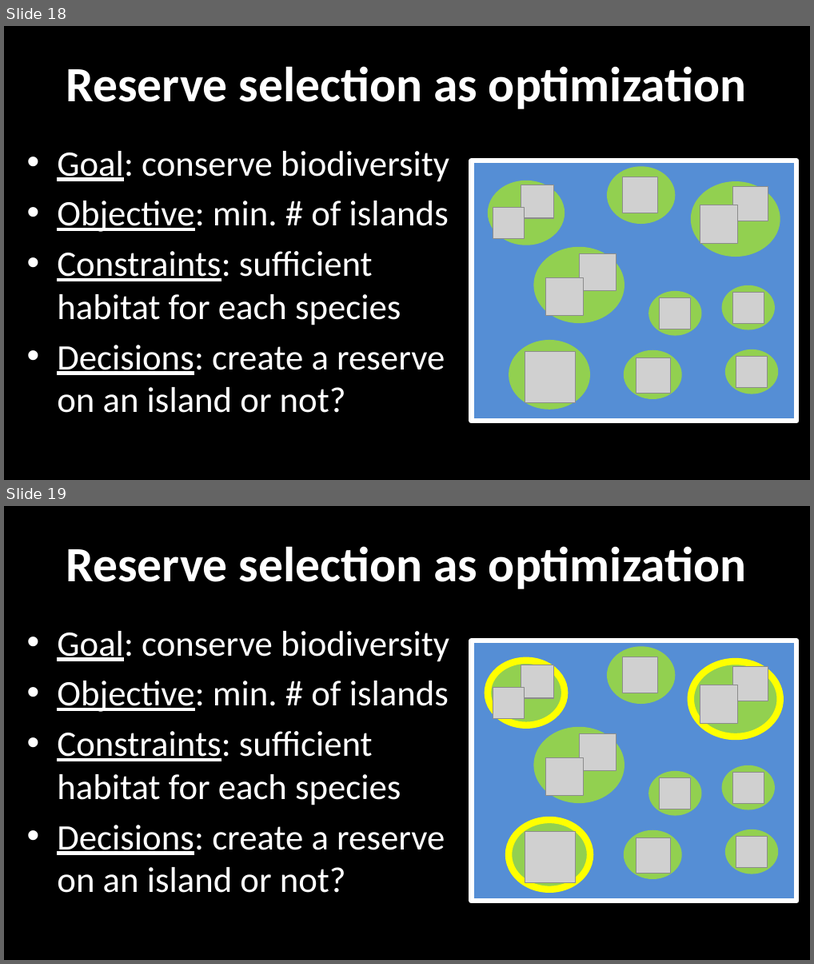
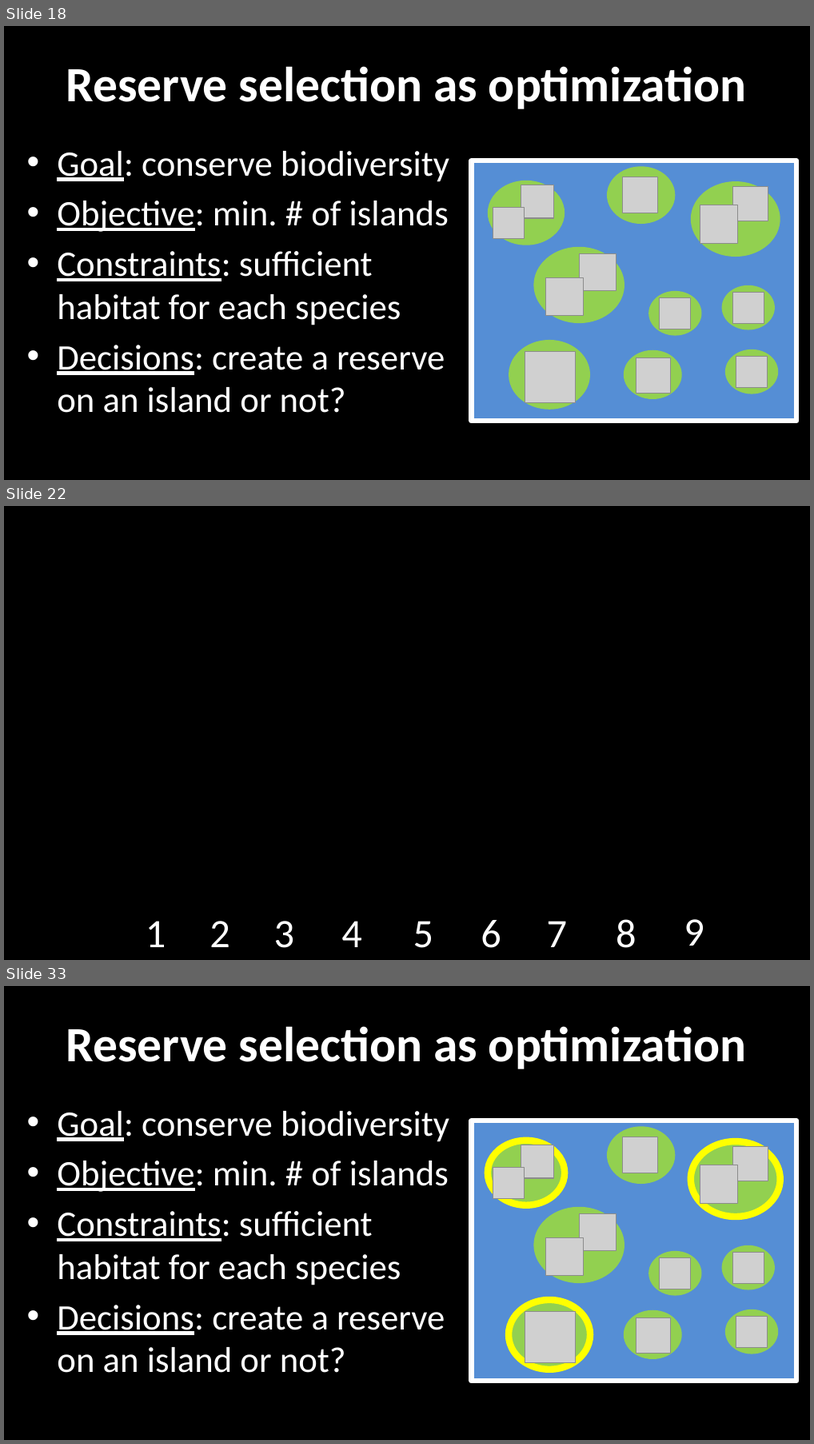
Before and after one commit to prioritizr/massey-workshop, a slide deck: slides_day-1.pptx. Shown one above the other, each under a label of ours: slides 18 and 19 before the commit, slides 18, 22 and 33 after it; the slides between them are not shown. The pictures are 814x964 and 814x1444 pixels, drawn with LibreOffice and Linux fonts; fonts in the diff are those of the drawing; grey boxes stand for pictures. Boxes give left, top, right and bottom in pixels: in the first picture for what was removed or moved away, otherwise in the second. Text is boxed around its words. In the diff, an @@ line names an element or a change of style, - is before the commit and + after.

```diff
--- a/slides_day-1.pptx
+++ b/slides_day-1.pptx
@@ slide 22 added at (4, 506, 810, 960), background #000000 @@
@@ group added at (146, 919, 705, 948): 9 texts @@
+1
+2
+3
+4
+5
+6
+7
+8
+9
@@ what was slide 19 is now slide 33 @@
```
Also in this commit, not shown: 13 other slides added.
